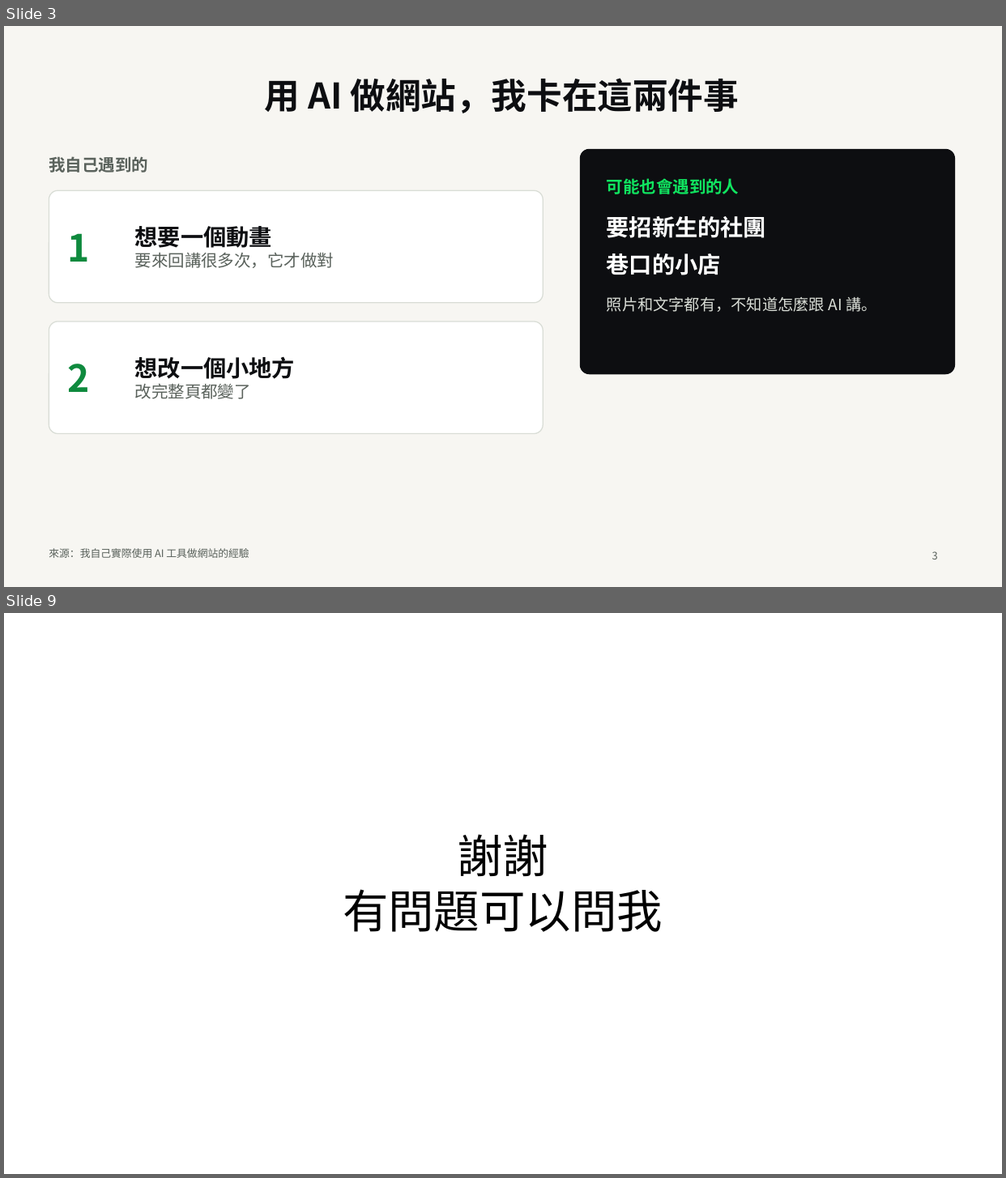
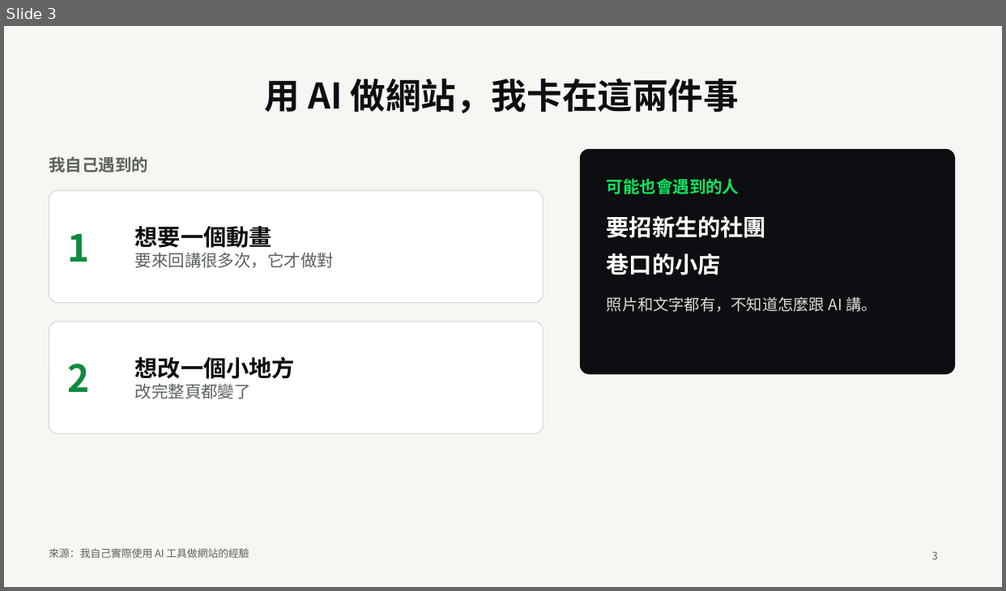
Before and after one commit to ChewyChloe/Sketch2Site, a slide deck: docs/demo-day/Sketch2Site-DemoDay-v1.pptx. Shown one above the other, each under a label of ours: slides 3 and 9 before the commit, slide 3 after it; the slides between them are not shown. The pictures are 1006x1178 and 1006x591 pixels, drawn with LibreOffice and Linux fonts; fonts in the diff are those of the drawing. Boxes give left, top, right and bottom in pixels: in the first picture for what was removed or moved away, otherwise in the second. Text is boxed around its words. In the diff, an @@ line names an element or a change of style, - is before the commit and + after.

```diff
--- a/docs/demo-day/Sketch2Site-DemoDay-v1.pptx
+++ b/docs/demo-day/Sketch2Site-DemoDay-v1.pptx
@@ slide 9 removed at bbox=[4, 613, 1002, 1174], background #FFFFFF @@
@@ text removed at bbox=[343, 834, 663, 932] @@
-謝謝
-有問題可以問我
```
Also in this commit, not shown: 4 slides changed, 2 slides added, 1 other slide removed, 8 other files.
